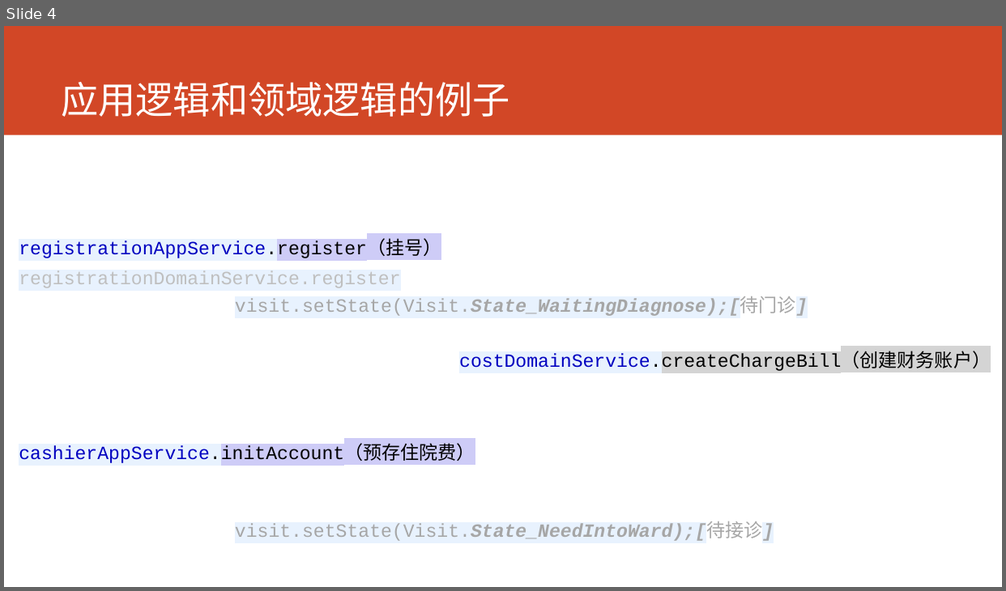
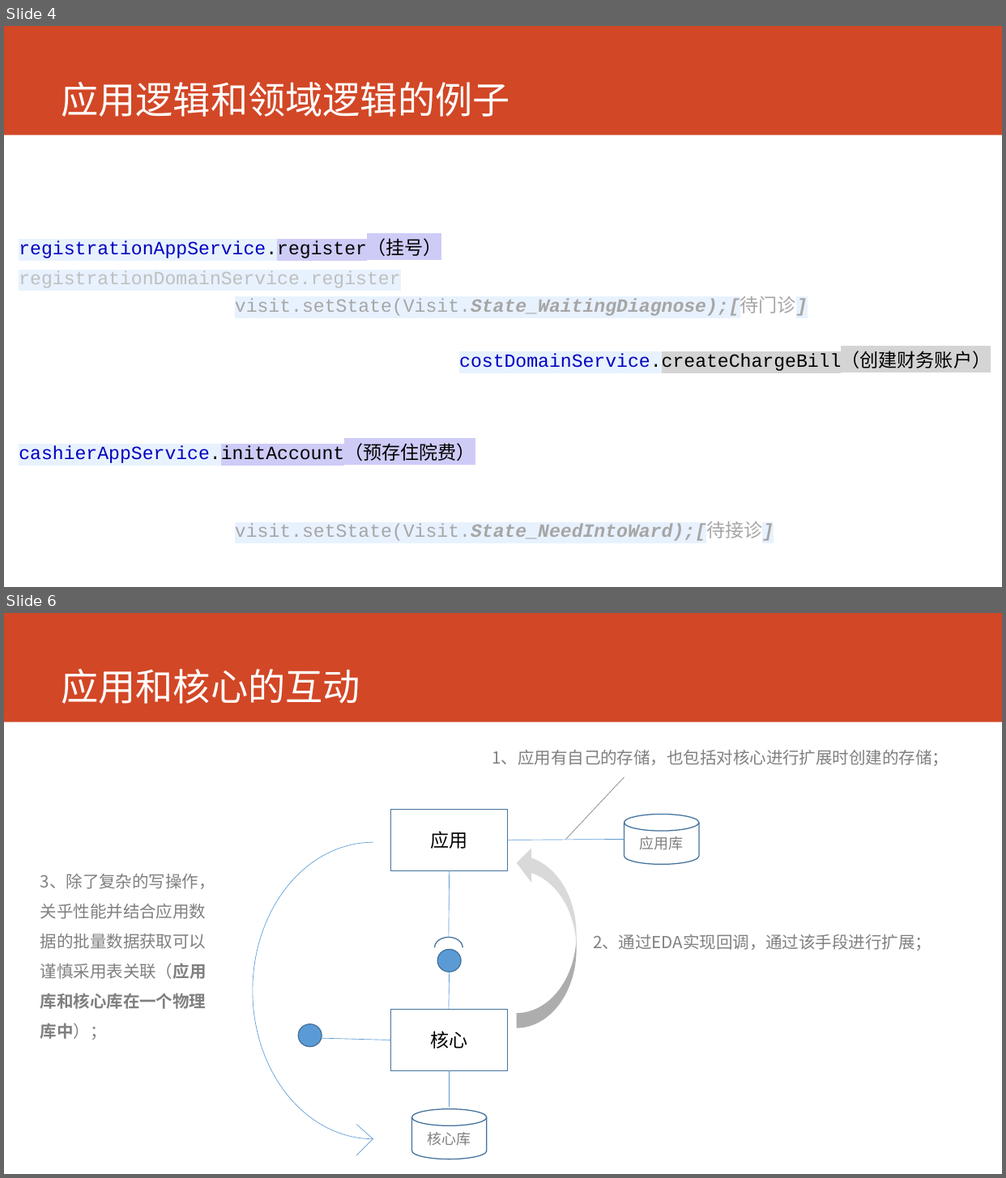
Before and after one commit to lixiangqi-github/hospital, a slide deck: doc/技术交流/技术交流-2017-8-28.pptx. Shown one above the other, each under a label of ours: slide 4 before the commit, slides 4 and 6 after it; the slides between them are not shown. The pictures are 1006x591 and 1006x1178 pixels, drawn with LibreOffice and Linux fonts; fonts in the diff are those of the drawing. Boxes give left, top, right and bottom in pixels: in the first picture for what was removed or moved away, otherwise in the second. Text is boxed around its words. In the diff, an @@ line names an element or a change of style, - is before the commit and + after.

```diff
--- a/doc/技术交流/技术交流-2017-8-28.pptx
+++ b/doc/技术交流/技术交流-2017-8-28.pptx
@@ slide 6 added at box(4, 613, 1002, 1174), background #FFFFFF; not listed: 1 template element that a slide beside it also shows @@
@@ title added at box(61, 669, 360, 704), 36 pt, text #FFFFFF @@
+应用和核心的互动
@@ text added at box(492, 750, 948, 766), 16 pt, text #808080 @@
+1、应用有自己的存储，也包括对核心进行扩展时创建的存储；
@@ line added from (624, 777) to (566, 839), #808080 0.5 pt @@
@@ rectangle added at box(391, 809, 508, 871), outline #43739E 1 pt, 18 pt, text #000000 @@
+应用
@@ cylinder added at box(624, 815, 700, 865), outline #43739E 1 pt, 14 pt, text #808080 @@
+应用库
@@ arc (boxed as its full ellipse) added at box(253, 843, 493, 1140), outline #5B9BD5 0.5 pt @@
@@ line added from (508, 840) to (624, 839), #5B9BD5 0.5 pt @@
@@ curved left arrow added at box(517, 845, 577, 1029), fill #D9D9D9 @@
@@ text added at box(40, 874, 215, 1040), 16 pt, text #808080 @@
+3、除了复杂的写操作，关乎性能并结合应用数据的批量数据获取可以谨慎采用表关联（应用库和核心库在一个物理库中）；
@@ line added from (450, 871) to (449, 937), #5B9BD5 0.5 pt @@
@@ moon added at box(434, 938, 463, 948), fill #5B9BD5, outline #43739E 1 pt @@
@@ ellipse added at box(437, 950, 461, 973), fill #5B9BD5, outline #43739E 1 pt @@
@@ text added at box(593, 935, 931, 951), 16 pt, text #808080 @@
+2、通过EDA实现回调，通过该手段进行扩展；
@@ line added from (450, 973) to (449, 1010), #5B9BD5 0.5 pt @@
@@ ellipse added at box(298, 1024, 322, 1047), fill #5B9BD5, outline #43739E 1 pt @@
@@ rectangle added at box(391, 1010, 508, 1071), outline #43739E 1 pt, 18 pt, text #000000 @@
+核心
@@ line added from (322, 1038) to (391, 1041), #5B9BD5 0.5 pt @@
@@ line added from (450, 1071) to (450, 1107), #5B9BD5 0.5 pt @@
@@ cylinder added at box(412, 1110, 487, 1160), outline #43739E 1 pt, 14 pt, text #808080 @@
+核心库
@@ line added from (356, 1125) to (373, 1139), #5B9BD5 0.5 pt @@
@@ line added from (356, 1156) to (373, 1139), #5B9BD5 0.5 pt @@
```
Also in this commit, not shown: 1 slide changed.
